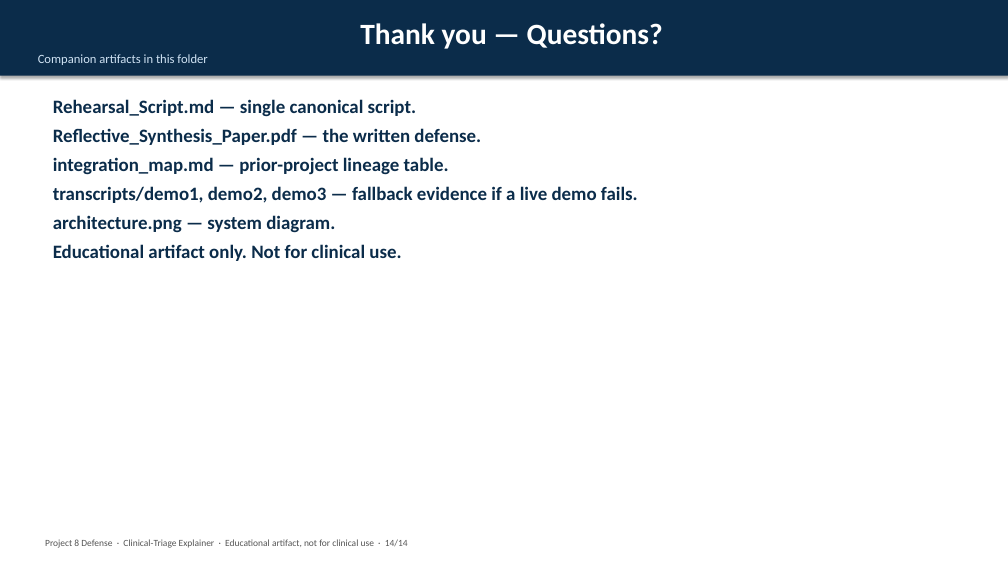
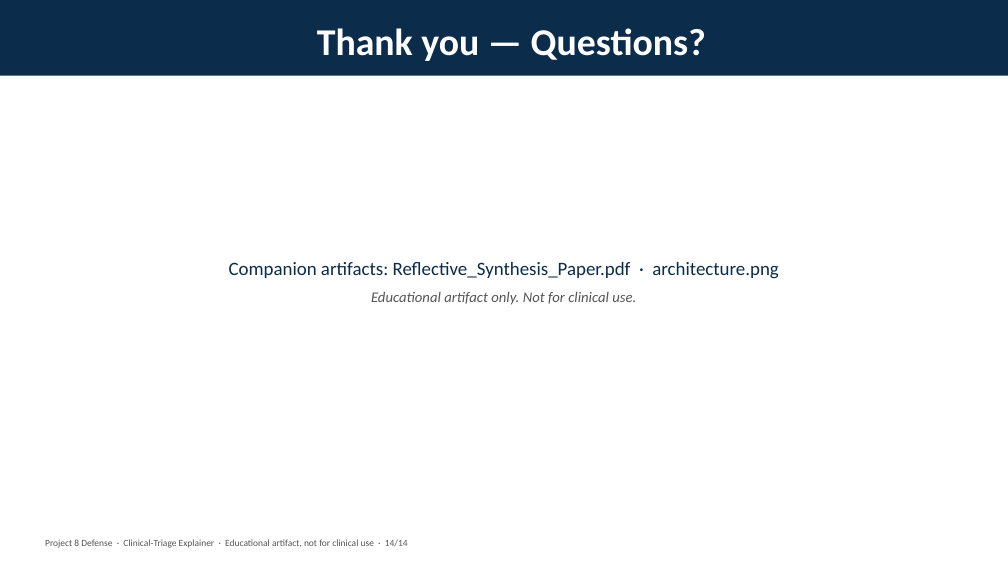
Before and after one commit to udacity-project-sidhu/industry-Integrated-AI-System, a slide deck: slide 14 of defense doc/Defense_Deck.pptx. Drawn at 1008x567 pixels with LibreOffice and Linux fonts; fonts in the diff are those of the drawing. Boxes give left, top, right and bottom in pixels: in the first picture for what was removed or moved away, otherwise in the second. Text is boxed around its words. In the diff, an @@ line names an element or a change of style, - is before the commit and + after.

```diff
--- a/defense doc/Defense_Deck.pptx
+++ b/defense doc/Defense_Deck.pptx
@@ rectangle "Thank you — Questions?" at bbox=[0, 0, 1008, 76]: size 28 to 36 pt; shadow off @@
@@ text in rectangle at bbox=[38, 54, 207, 65]: paragraph removed @@
-Companion artifacts in this folder
@@ text "Companion artifacts: Reflective_Synthesis_Paper.pdf · archit ...": place and size @@
-text "Companion artifacts: Reflective_Synthesis_Paper.pdf · archit ..." at bbox=[53, 99, 638, 261]
+text "Companion artifacts: Reflective_Synthesis_Paper.pdf · archit ..." at bbox=[229, 262, 779, 305]
@@ text "Companion artifacts: Reflective_Synthesis_Paper.pdf · archit ..." at bbox=[229, 262, 779, 305]: vertical alignment top to middle @@
@@ text at bbox=[229, 262, 779, 279]: text changed; bold off @@
-Rehearsal_Script.md — single canonical script.
-Reflective_Synthesis_Paper.pdf — the written defense.
-integration_map.md — prior-project lineage table.
-transcripts/demo1, demo2, demo3 — fallback evidence if a live demo fails.
-architecture.png — system diagram.
+Companion artifacts: Reflective_Synthesis_Paper.pdf · architecture.png
@@ text at bbox=[371, 292, 636, 305]: size 18 to 14 pt, text colour #0B2C4A to #555555, bold off, italic on in "Educational artifact only. Not for clinical use."; alignment left to centre; less space between paragraphs @@
```
Also in this commit, not shown: 10 other slides changed, 21 other files.
